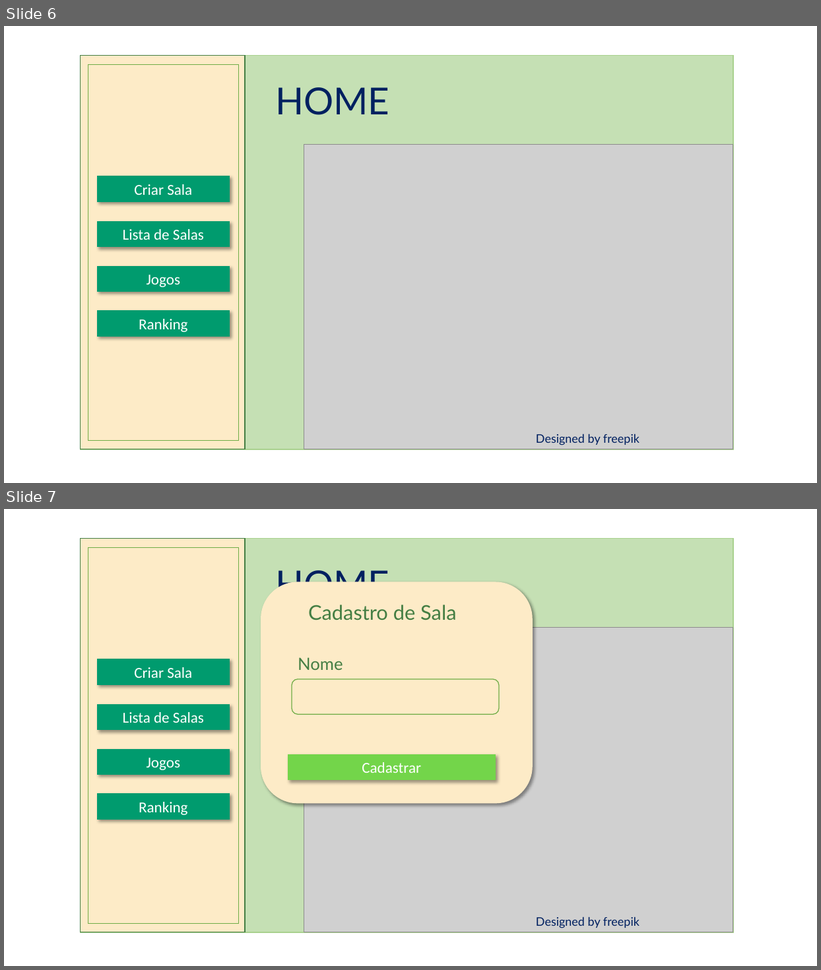
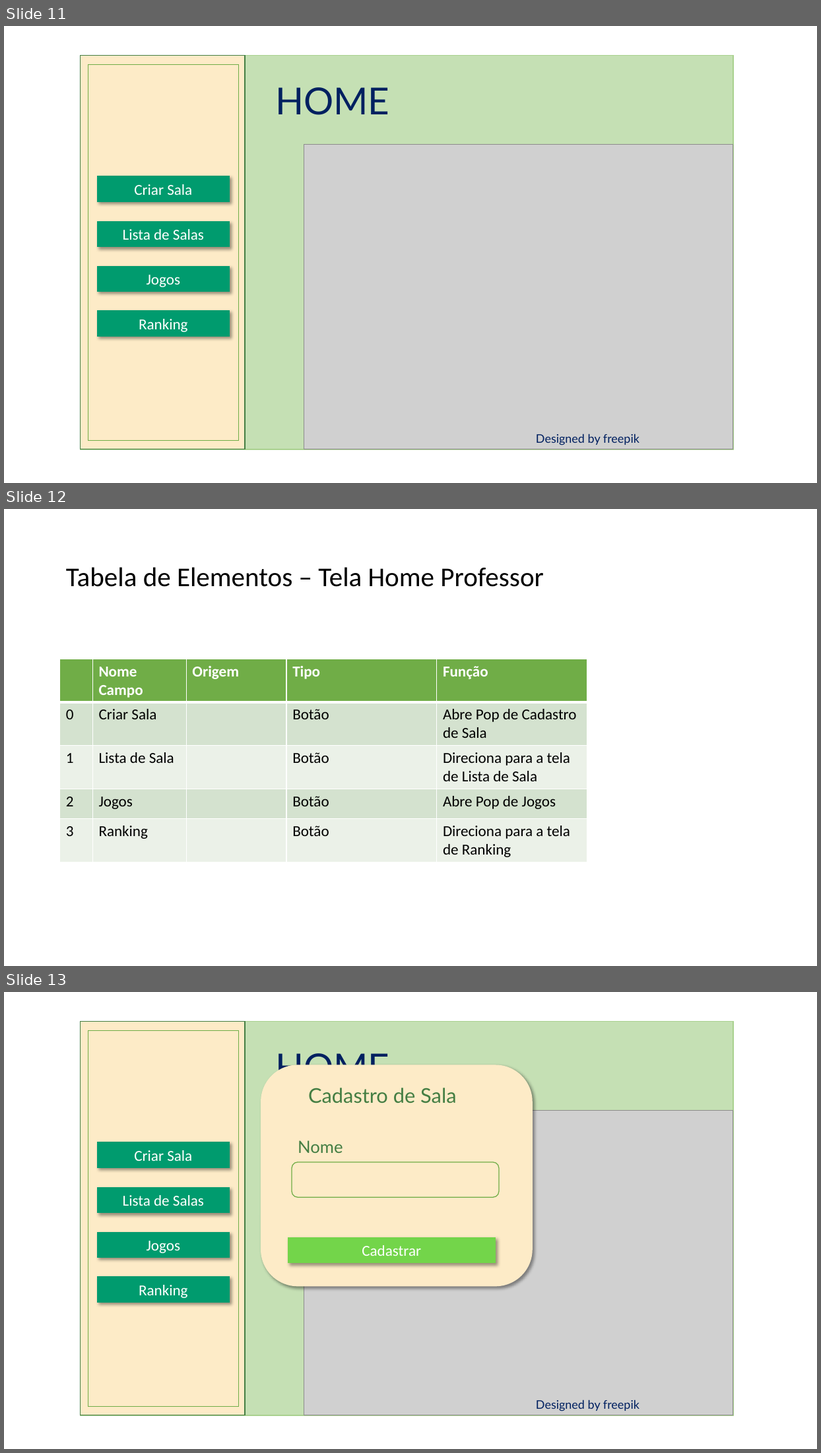
Before and after one commit to NathanReis/FTT-Recicla, a slide deck: DocumentacaoProjeto/Protótipo_Visual.pptx. Shown one above the other, each under a label of ours: slides 6 and 7 before the commit, slides 11, 12 and 13 after it. The pictures are 821x970 and 821x1453 pixels, drawn with LibreOffice and Linux fonts; fonts in the diff are those of the drawing; grey boxes stand for pictures. Boxes give left, top, right and bottom in pixels: in the first picture for what was removed or moved away, otherwise in the second. Text is boxed around its words. In the diff, an @@ line names an element or a change of style, - is before the commit and + after.

Commit message:
Adicionando a tela de acesso a tela do aluno e criando as tabela de elementos das telas

```diff
--- a/DocumentacaoProjeto/Protótipo_Visual.pptx
+++ b/DocumentacaoProjeto/Protótipo_Visual.pptx
@@ slide 12 added at box(4, 509, 817, 966), background #FFFFFF @@
@@ title added at box(66, 567, 544, 587), 32 pt, text #000000 @@
+Tabela de Elementos – Tela Home Professor
@@ table added at box(60, 659, 587, 860), 5 rows, 5 columns @@
+ | Nome Campo | Origem | Tipo | Função
+0 | Criar Sala |  | Botão | Abre Pop de Cadastro de Sala
+1 | Lista de Sala |  | Botão | Direciona para a tela de Lista de Sala
+2 | Jogos |  | Botão | Abre Pop de Jogos
+3 | Ranking |  | Botão | Direciona para a tela de Ranking
@@ what was slide 6 is now slide 11 @@
@@ what was slide 7 is now slide 13 @@
```
Also in this commit, not shown: 3 slides changed, 18 other slides added, 1 other file.
